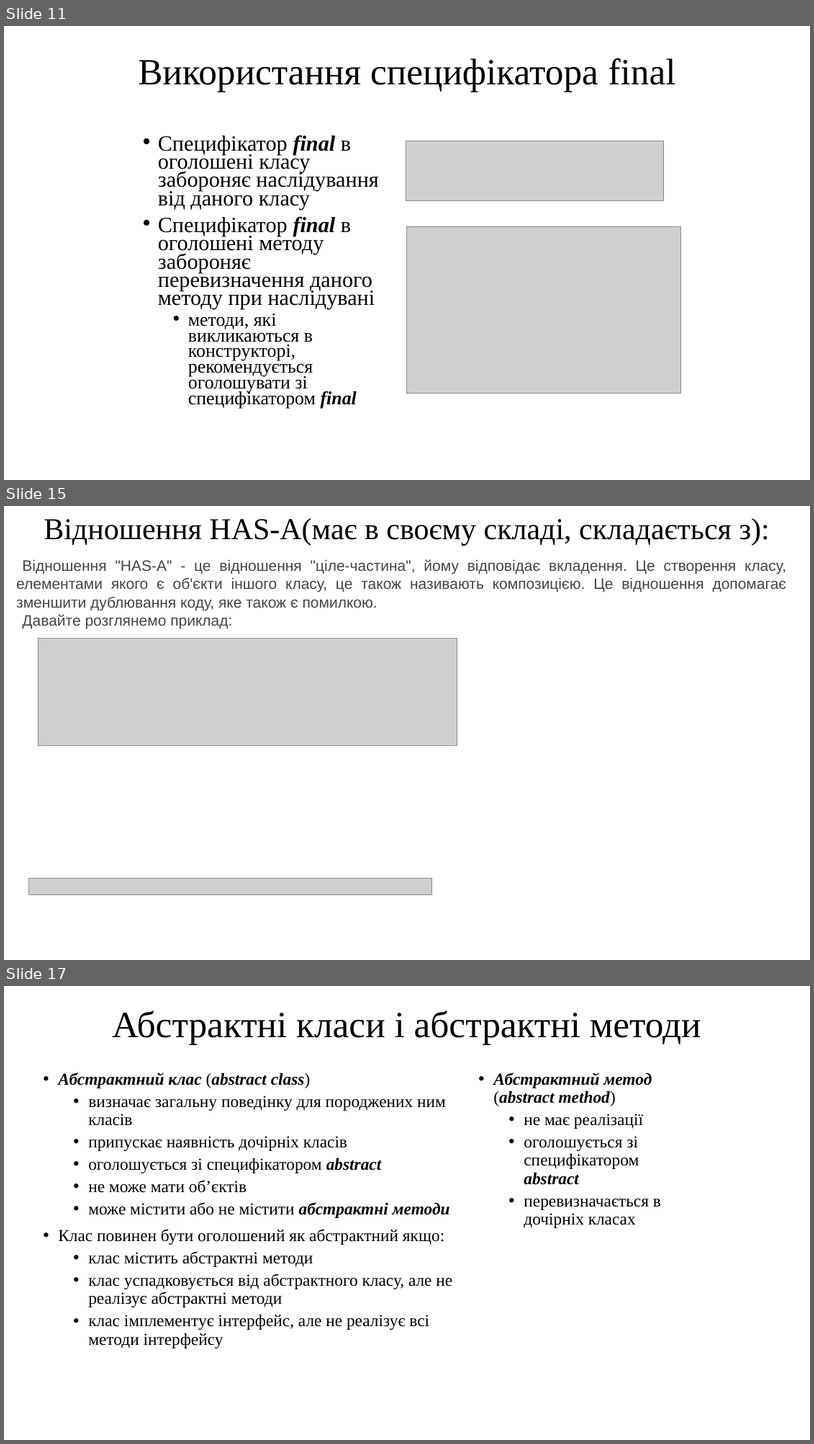
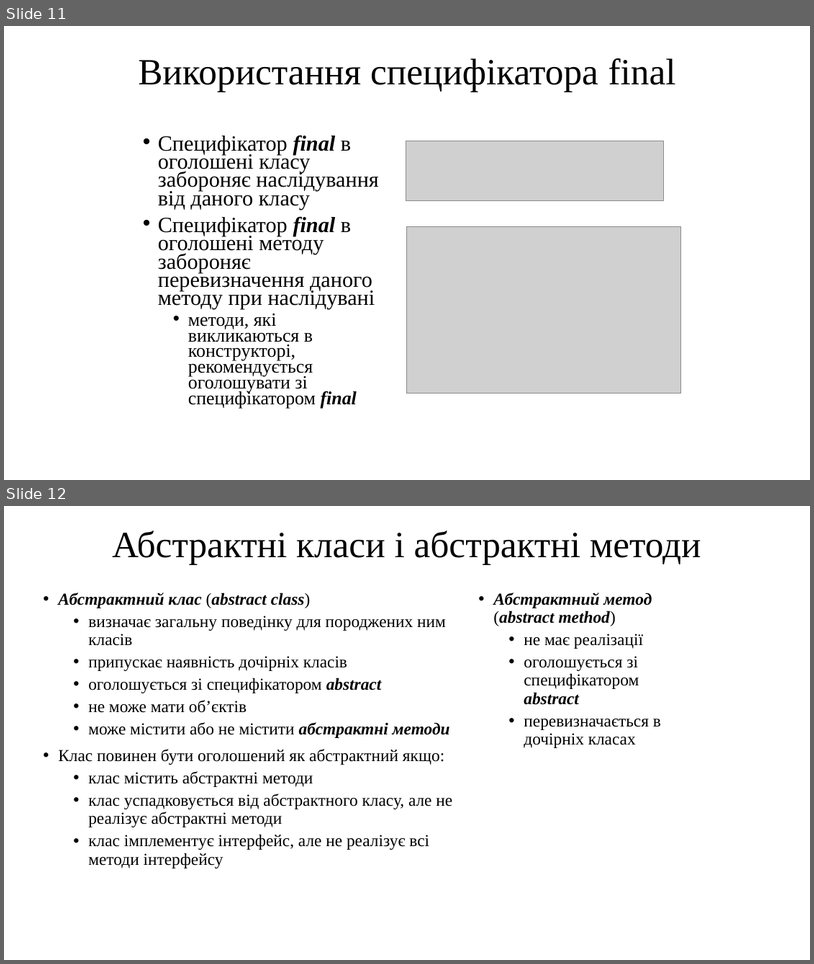
Before and after one commit to arg3ntuum/JavaCourse, a slide deck: Java Урок 11 ООП. Наслідування і абстракні класи.pptx. Shown one above the other, each under a label of ours: slides 11, 15 and 17 before the commit, slides 11 and 12 after it; the slides between them are not shown. The pictures are 814x1444 and 814x964 pixels, drawn with LibreOffice and Linux fonts; fonts in the diff are those of the drawing; grey boxes stand for pictures. Boxes give left, top, right and bottom in pixels: in the first picture for what was removed or moved away, otherwise in the second. Text is boxed around its words. In the diff, an @@ line names an element or a change of style, - is before the commit and + after.

```diff
--- a/Java Урок 11 ООП. Наслідування і абстракні класи.pptx
+++ b/Java Урок 11 ООП. Наслідування і абстракні класи.pptx
@@ slide 15 removed at (x1=4, y1=506, x2=810, y2=960), background #FFFFFF @@
@@ title removed at (x1=44, y1=518, x2=770, y2=546) @@
-Відношення HAS-A(має в своєму складі, складається з):
@@ text removed at (x1=16, y1=559, x2=787, y2=628) @@
-Відношення "HAS-A" - це відношення "ціле-частина", йому відповідає вкладення. Це створення класу, елементами якого є об'єкти іншого класу, це також називають композицією. Це відношення допомагає зменшити дублювання коду, яке також є помилкою.
-Давайте розглянемо приклад:
@@ picture removed at (x1=39, y1=638, x2=457, y2=745) @@
@@ picture removed at (x1=28, y1=878, x2=432, y2=894) @@
@@ what was slide 17 is now slide 12 @@
```
Also in this commit, not shown: 4 other slides removed, 1 other file.
